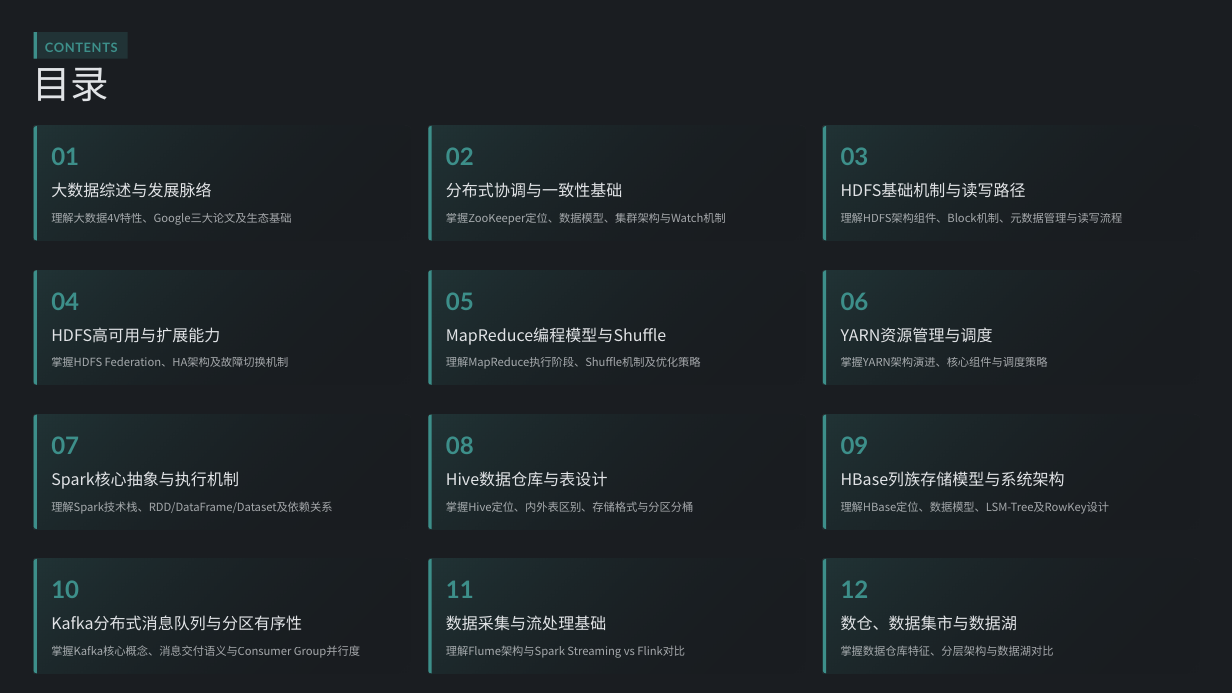
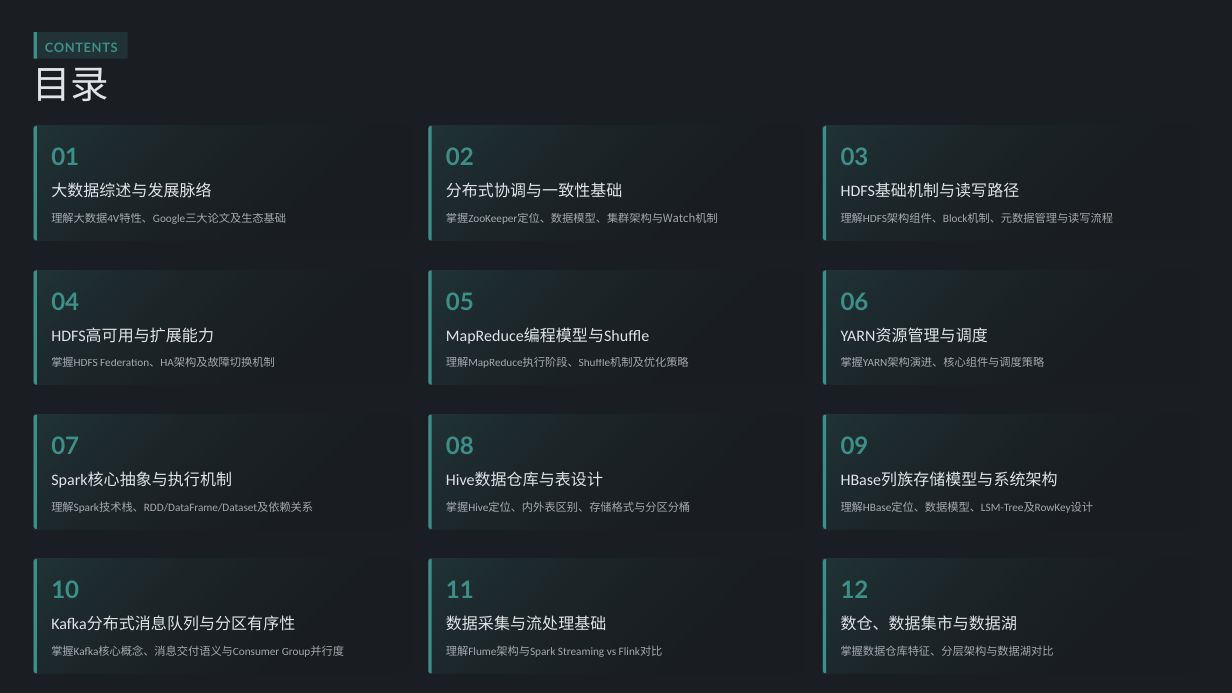
Before and after one commit to ForceInjection/Big-Data-Theory-and-Practice, a slide deck: slide 2 of courses/复习/大数据理论与实践Ⅰ-章节复习提纲.pptx. Drawn at 1232x693 pixels with LibreOffice and Linux fonts; fonts in the diff are those of the drawing. Boxes give left, top, right and bottom in pixels: in the first picture for what was removed or moved away, otherwise in the second. Text is boxed around its words. In the diff, an @@ line names an element or a change of style, - is before the commit and + after.

Commit message:
refactor

```diff
--- a/courses/复习/大数据理论与实践Ⅰ-章节复习提纲.pptx
+++ b/courses/复习/大数据理论与实践Ⅰ-章节复习提纲.pptx
@@ text "HDFS基础机制与读写路径" at <box>841,184,1020,198</box>: font Noto Sans CJK SC to Calibri in "HDFS基础机制与读写路径" @@
@@ text "理解大数据4V特性、Google三大论文及生态基础" at <box>51,213,286,224</box>: font Noto Sans CJK SC to Calibri in "理解大数据4V特性、Google三大论文及生态基础" @@
@@ text "掌握ZooKeeper定位、数据模型、集群架构与Watch机制" at <box>446,213,718,224</box>: font Noto Sans CJK SC to Calibri in "掌握ZooKeeper定位、数据模型、集群架构与Watch机制" @@
@@ text "理解HDFS架构组件、Block机制、元数据管理与读写流程" at <box>841,213,1114,223</box>: font Noto Sans CJK SC to Calibri in "理解HDFS架构组件、Block机制、元数据管理与读写流程" @@
@@ text "HDFS高可用与扩展能力" at <box>51,328,214,343</box>: font Noto Sans CJK SC to Calibri in "HDFS高可用与扩展能力" @@
@@ text "MapReduce编程模型与Shuffle" at <box>446,328,649,344</box>: font Noto Sans CJK SC to Calibri in "MapReduce编程模型与Shuffle" @@
@@ text "YARN资源管理与调度" at <box>841,328,988,343</box>: font Noto Sans CJK SC to Calibri in "YARN资源管理与调度" @@
@@ text "掌握HDFS Federation、HA架构及故障切换机制" at <box>51,357,275,367</box>: font Noto Sans CJK SC to Calibri in "掌握HDFS Federation、HA架构及故障切换机制" @@
@@ text "理解MapReduce执行阶段、Shuffle机制及优化策略" at <box>446,357,689,368</box>: font Noto Sans CJK SC to Calibri in "理解MapReduce执行阶段、Shuffle机制及优化策略" @@
@@ text "掌握YARN架构演进、核心组件与调度策略" at <box>841,357,1045,367</box>: font Noto Sans CJK SC to Calibri in "掌握YARN架构演进、核心组件与调度策略" @@
@@ text "Spark核心抽象与执行机制" at <box>51,472,232,488</box>: font Noto Sans CJK SC to Calibri in "Spark核心抽象与执行机制" @@
@@ text "Hive数据仓库与表设计" at <box>446,472,603,487</box>: font Noto Sans CJK SC to Calibri in "Hive数据仓库与表设计" @@
@@ text "HBase列族存储模型与系统架构" at <box>841,472,1058,487</box>: font Noto Sans CJK SC to Calibri in "HBase列族存储模型与系统架构" @@
@@ text "理解Spark技术栈、RDD/DataFrame/Dataset及依赖关系" at <box>51,501,313,513</box>: font Noto Sans CJK SC to Calibri in "理解Spark技术栈、RDD/DataFrame/Dataset及依赖关系" @@
@@ text "掌握Hive定位、内外表区别、存储格式与分区分桶" at <box>446,501,690,512</box>: font Noto Sans CJK SC to Calibri in "掌握Hive定位、内外表区别、存储格式与分区分桶" @@
@@ text "理解HBase定位、数据模型、LSM-Tree及RowKey设计" at <box>841,501,1094,513</box>: font Noto Sans CJK SC to Calibri in "理解HBase定位、数据模型、LSM-Tree及RowKey设计" @@
@@ text "Kafka分布式消息队列与分区有序性" at <box>51,617,295,631</box>: font Noto Sans CJK SC to Calibri in "Kafka分布式消息队列与分区有序性" @@
@@ text "掌握Kafka核心概念、消息交付语义与Consumer Group并行度" at <box>51,645,344,657</box>: font Noto Sans CJK SC to Calibri in "掌握Kafka核心概念、消息交付语义与Consumer Group并行度" @@
@@ text "理解Flume架构与Spark Streaming vs Flink对比" at <box>446,645,663,657</box>: font Noto Sans CJK SC to Calibri in "理解Flume架构与Spark Streaming vs Flink对比" @@
```
Also in this commit, not shown: 2 other slides changed.
